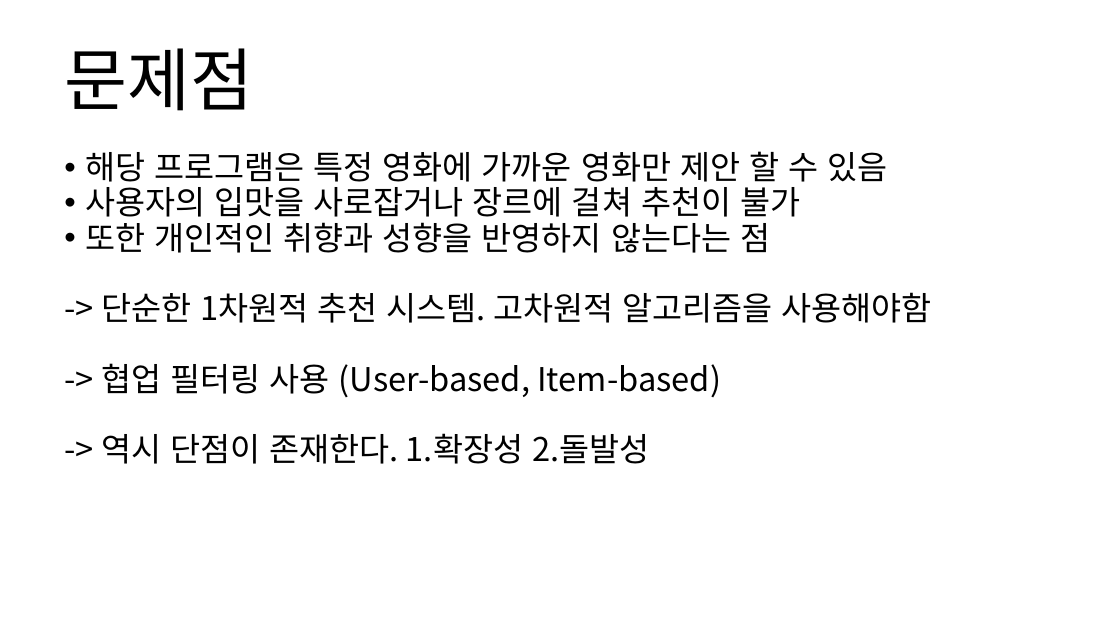
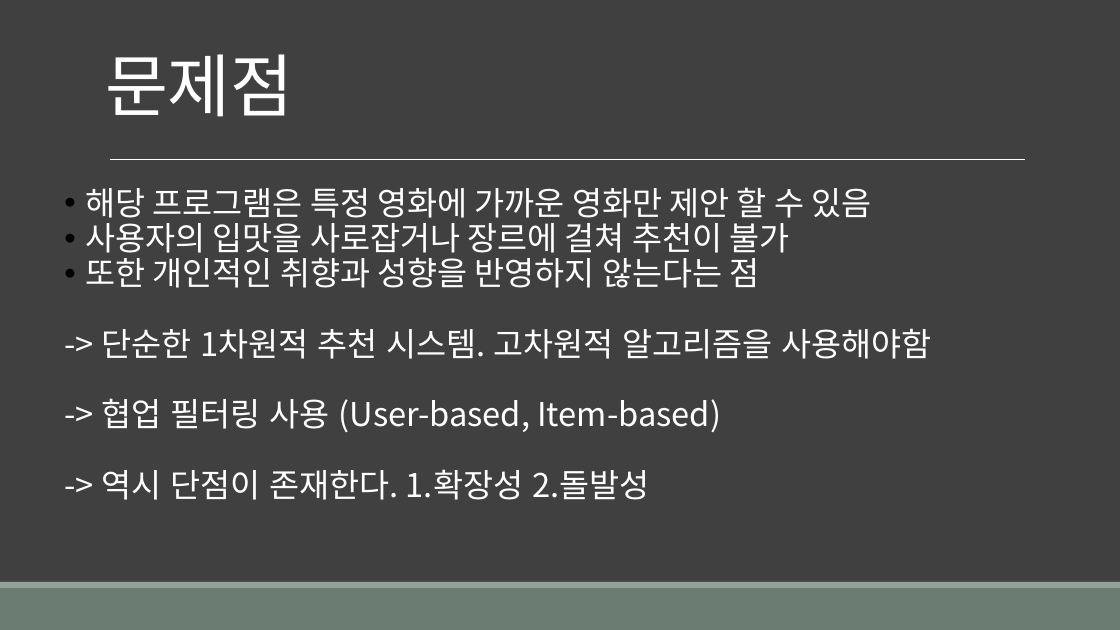
Before and after one commit to CheonSeounghyun/Movie-Analysis-System, a slide deck: slide 5 of document/2019_OSSP_Interim_announcement.pptx (slide 6 before the commit). Drawn at 1120x630 pixels with LibreOffice and Linux fonts; fonts in the diff are those of the drawing. Boxes give left, top, right and bottom in pixels: in the first picture for what was removed or moved away, otherwise in the second. Text is boxed around its words. In the diff, an @@ line names an element or a change of style, - is before the commit and + after.

```diff
--- a/document/2019_OSSP_Interim_announcement.pptx
+++ b/document/2019_OSSP_Interim_announcement.pptx
@@ background #FFFFFF to #404040 @@
@@ title "문제점": place and size @@
-title "문제점" at [64, 48, 253, 111]
+title "문제점" at [105, 54, 293, 117]
@@ title "문제점" at [105, 54, 293, 117]: text colour #000000 to #FFFFFF, letter spacing 0 to -0.5 pt @@
@@ line added from (110, 160) to (1026, 160), #FFFFFF 0.5 pt @@
@@ text "해당 프로그램은 특정 영화에 가까운 ...": place and size @@
-text "해당 프로그램은 특정 영화에 가까운 ..." at [85, 151, 931, 464]
+text "해당 프로그램은 특정 영화에 가까운 ..." at [85, 187, 931, 500]
@@ text "해당 프로그램은 특정 영화에 가까운 ..." at [85, 187, 931, 500]: text colour #000000 to #FFFFFF @@
@@ rectangle added at [0, 588, 1120, 630], fill #6B7D72 @@
@@ rectangle added at [0, 582, 1120, 588], fill #93A299 @@
```
Also in this commit, not shown: 4 other slides changed, 1 slide added, 2 slides removed, 3 other files.
